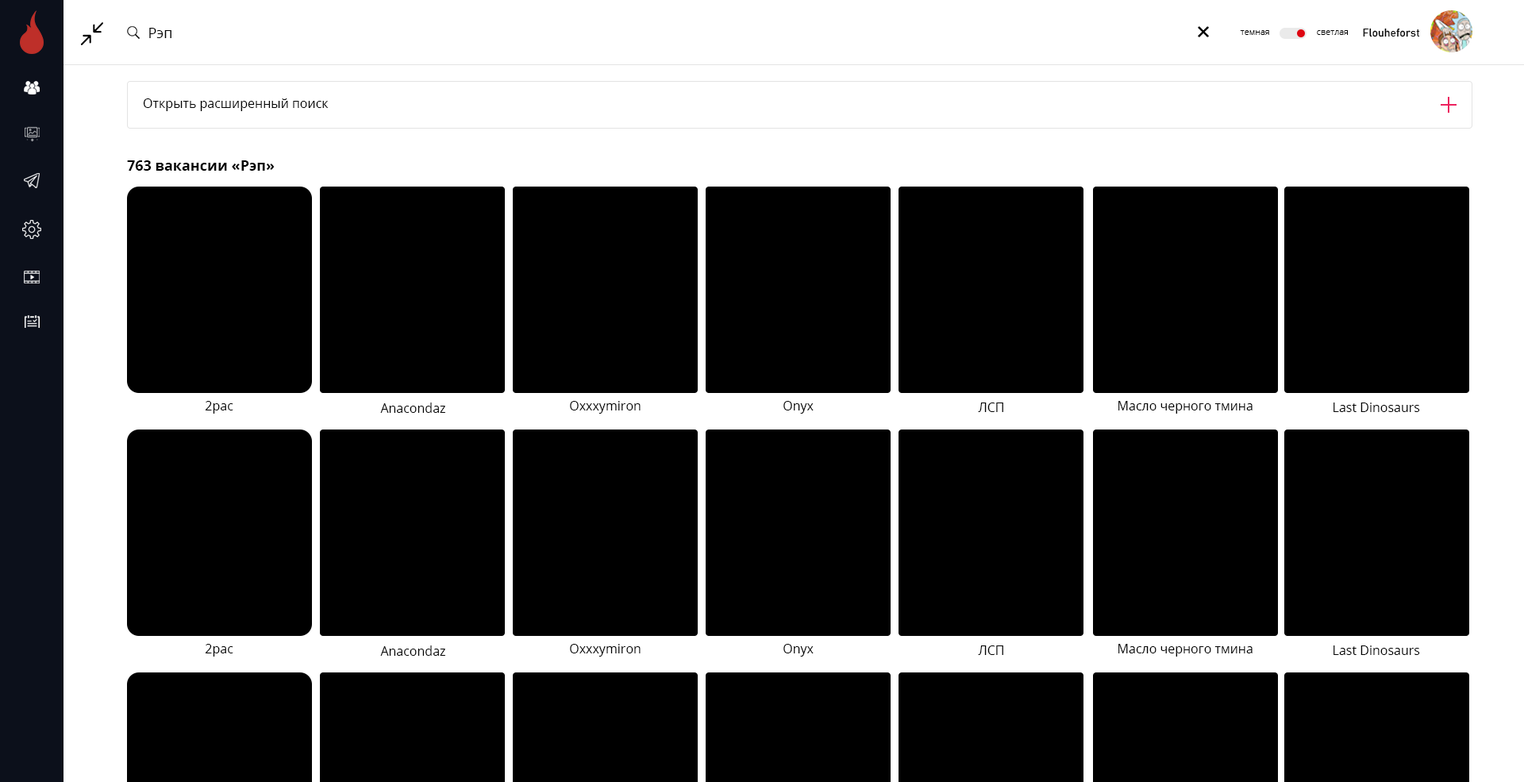
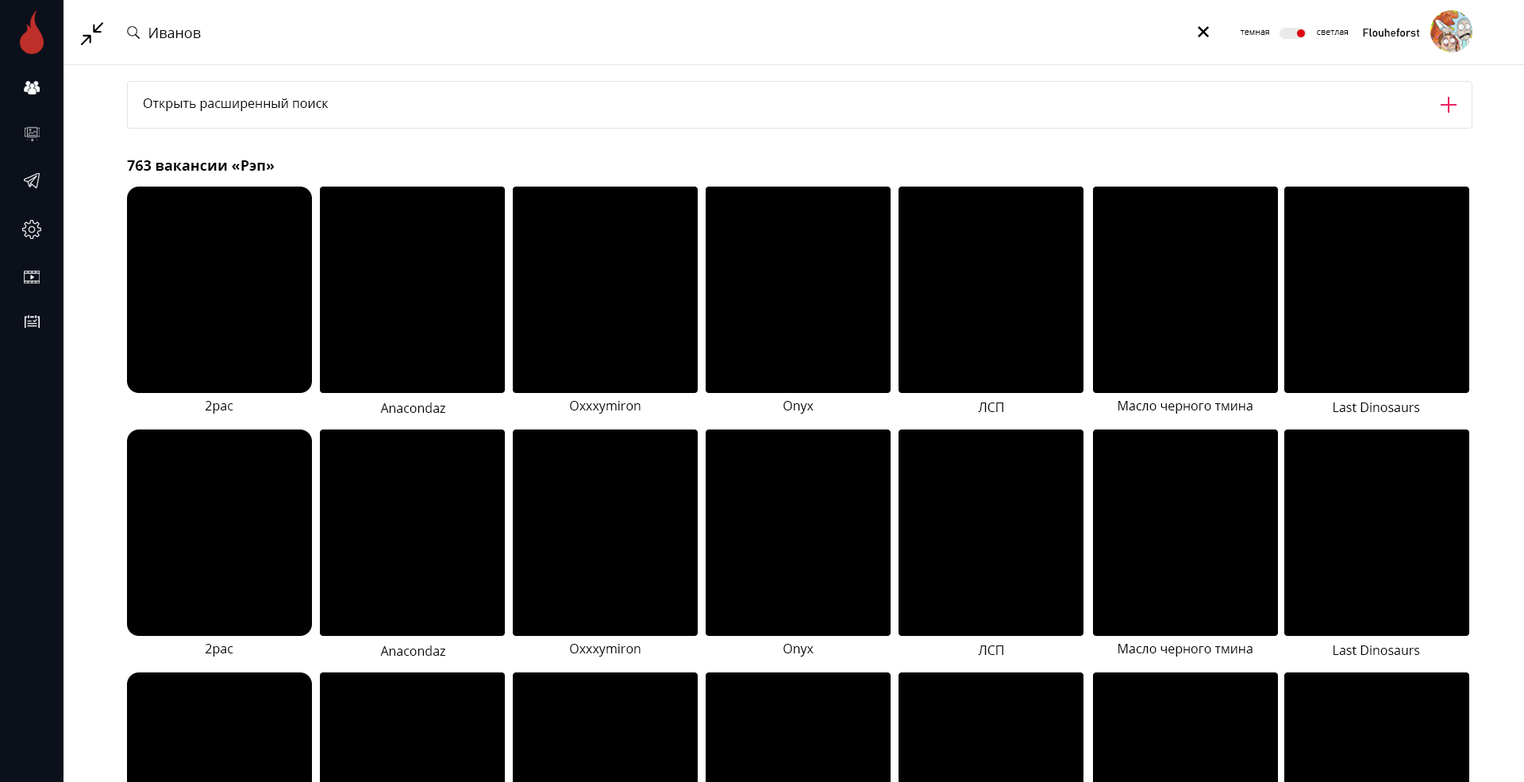
Two versions of the same layered image (1524x782). Layer-by-layer changes:
renamed "Рэп" to "Иванов", painted on it over [150, 27, 201, 39]
